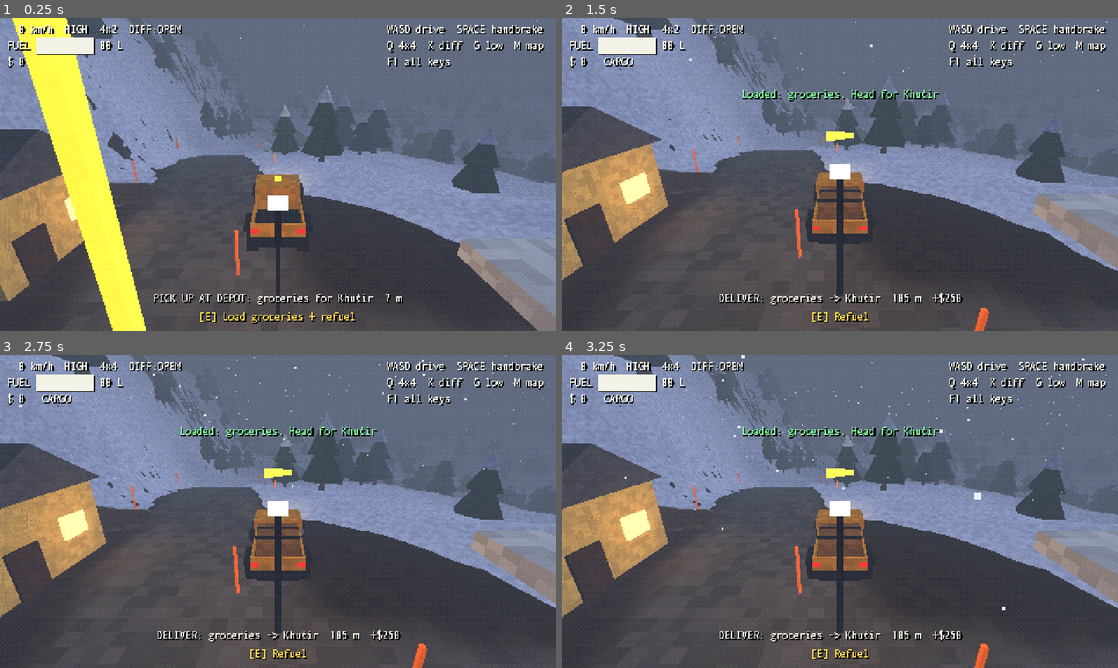
Above: before the commit, frames 1-4 (two rows, left to right).
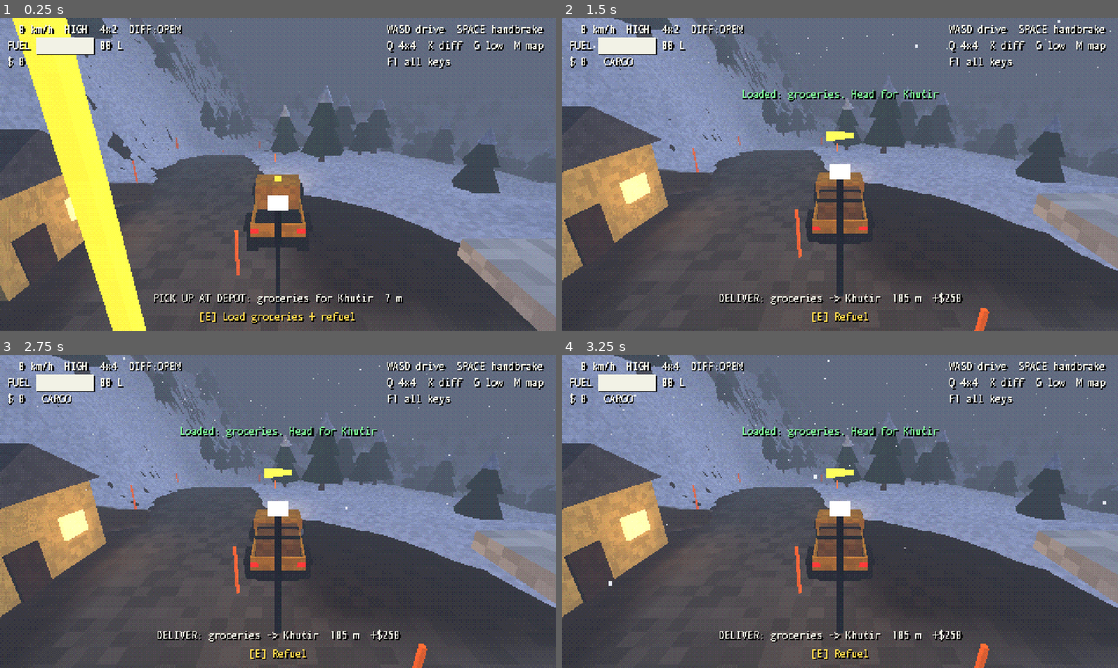
Above: after the commit, the same moments.

Repository: Codir/zsuv
Game: Godot game, scene res://scenes/main.tscn
Same seed, same stepped clock (60 frames per second), same inputs: the game is played once before the commit and once after it.
Inputs (mouse positions are in pixels of both pictures, inside the frame that each line leads up to):
- Up to frame 1 (0.25 s): no input
- Up to frame 2 (1.5 s): tap Enter at 0.5 s; move the mouse to (962, 158) at 0.52 s; hold D (steer_right) 0.53-1.25 s; hold E (interact) 0.53-1.25 s; click (962, 158) at 0.67 s; drag from (728, 190) to (812, 237) at 1.27 s
- Up to frame 3 (2.75 s): move the mouse to (333, 442) at 2.02 s; hold D (steer_right) from 2.03 s (still down); hold Q (toggle_awd) from 2.03 s (still down)
- Up to frame 4 (3.25 s): release D (steer_right) at 2.75 s; release Q (toggle_awd) at 2.75 s; drag from (812, 574) to (673, 464) at 2.77 s

The runs differ from the first frame. In frame 1, less than 0.1% of the frame differs, in the area x 20-97%, y 0-37%; in frame 2, less than 0.1%; in frame 3, 0.1%; in frame 4, 0.2%, in the area x 8-100%, y 0-82%.

Commit message:
Weather: each valley's own sky, and sun, overcast, snow or rain, night to switch to
scripts/world/weather.gd holds a sky: its colour, ambient light, sun (or moon), fog and what
falls from it, snow drifting or rain streaking down past the camera. The khutir valley's own is
the winter dusk it always had; the four others come from the valley's season, so a summer
valley gets rain, not snow. Main builds the sky from it and can switch it in play. Tests: every
valley has every sky, night is dark, what falls follows the season, the sky switches in play.

Co-Authored-By: Claude Opus 5.5 <noreply@anthropic.com>
Claude-Session: https://claude.ai/code/session_01HDJrrk4tBGvDZtfW7wxULb

Diff:
--- a/scripts/main.gd
+++ b/scripts/main.gd
@@ -13,15 +13,17 @@
 var builder: WorldBuilder
 var locations: Dictionary
 var roads: Array[PackedVector2Array] = []
-var _snowfall: CPUParticles3D
+var weather: Weather  # set before the scene enters the tree; the valley's own if not
+var _env: Environment
+var _sun: DirectionalLight3D
+var _fall: CPUParticles3D
 
 
 func _ready() -> void:
 	_setup_input()
-	_setup_environment()
-
 	if valley == null:
 		valley = Valley.khutir()
+	apply_weather(weather if weather else valley.own)
 	locations = valley.locations
 	roads = valley.roads
 
@@ -57,7 +59,6 @@
 	add_child(contracts)
 	contracts.setup(vehicle, terrain, locations)
 
-	_setup_snowfall()
 	_setup_post()
 	hud = Hud.new()
 	add_child(hud)
@@ -92,7 +93,8 @@
 	if vehicle.autodrive and Engine.get_process_frames() % 30 == 0:
 		print("autodrive pos %s  speed %.1f" % [vehicle.global_position.snapped(Vector3.ONE * 0.1), vehicle.forward_speed])
 	var cam := camera_rig.camera
-	_snowfall.global_position = cam.global_position - cam.global_transform.basis.z * 10.0 + Vector3(0.0, 8.0, 0.0)
+	if _fall:
+		_fall.global_position = cam.global_position - cam.global_transform.basis.z * 10.0 + Vector3(0.0, 8.0, 0.0)
 
 
 ## The window or the browser tab lost the keyboard: a key let go out there never reaches the game
@@ -166,49 +168,70 @@
 			InputMap.action_add_event(action, ev)
 
 
-func _setup_environment() -> void:
-	var env := Environment.new()
-	env.background_mode = Environment.BG_COLOR
-	env.background_color = Color(0.3, 0.34, 0.43)
-	env.ambient_light_source = Environment.AMBIENT_SOURCE_COLOR
-	env.ambient_light_color = Color(0.55, 0.6, 0.75)
-	env.ambient_light_energy = 0.55
-	env.fog_enabled = true
-	env.fog_light_color = Color(0.38, 0.42, 0.5)
-	env.fog_density = 0.022
-	var we := WorldEnvironment.new()
-	we.environment = env
-	add_child(we)
-
-	var sun := DirectionalLight3D.new()
-	sun.rotation_degrees = Vector3(-35.0, 40.0, 0.0)
-	sun.light_color = Color(0.85, 0.88, 1.0)
-	sun.light_energy = 0.55
-	add_child(sun)
-
-
-func _setup_snowfall() -> void:
-	_snowfall = CPUParticles3D.new()
-	_snowfall.amount = 900
-	_snowfall.lifetime = 5.0
-	_snowfall.preprocess = 5.0
-	_snowfall.local_coords = false
-	_snowfall.emission_shape = CPUParticles3D.EMISSION_SHAPE_BOX
-	_snowfall.emission_box_extents = Vector3(30.0, 2.0, 30.0)
-	_snowfall.direction = Vector3(0.2, -1.0, 0.0)
-	_snowfall.spread = 10.0
-	_snowfall.initial_velocity_min = 1.5
-	_snowfall.initial_velocity_max = 2.5
-	_snowfall.gravity = Vector3(0.3, -0.6, 0.0)
+## The sky, the light, the fog and what falls from it; called again to change the weather.
+func apply_weather(w: Weather) -> void:
+	weather = w
+	if _env == null:
+		_env = Environment.new()
+		_env.background_mode = Environment.BG_COLOR
+		_env.ambient_light_source = Environment.AMBIENT_SOURCE_COLOR
+		_env.fog_enabled = true
+		var we := WorldEnvironment.new()
+		we.environment = _env
+		add_child(we)
+		_sun = DirectionalLight3D.new()
+		add_child(_sun)
+	_env.background_color = w.sky
+	_env.ambient_light_color = w.ambient
+	_env.ambient_light_energy = w.ambient_energy
+	_env.fog_light_color = w.fog
+	_env.fog_density = w.fog_density
+	_sun.rotation_degrees = w.sun_angle
+	_sun.light_color = w.sun
+	_sun.light_energy = w.sun_energy
+	_setup_fall(w)
+
+
+## Snow drifting down around the camera, or rain streaking through, or nothing.
+func _setup_fall(w: Weather) -> void:
+	if _fall:
+		_fall.queue_free()
+		_fall = null
+	if w.fall == "none":
+		return
+	_fall = CPUParticles3D.new()
+	_fall.amount = w.fall_amount
+	_fall.local_coords = false
+	_fall.emission_shape = CPUParticles3D.EMISSION_SHAPE_BOX
+	_fall.emission_box_extents = Vector3(30.0, 2.0, 30.0)
+	_fall.spread = 10.0
 	var quad := QuadMesh.new()
-	quad.size = Vector2(0.07, 0.07)
 	var m := StandardMaterial3D.new()
 	m.shading_mode = BaseMaterial3D.SHADING_MODE_UNSHADED
-	m.billboard_mode = BaseMaterial3D.BILLBOARD_ENABLED
-	m.albedo_color = Color(0.95, 0.97, 1.0)
+	if w.fall == "rain":
+		_fall.lifetime = 1.4
+		_fall.preprocess = 1.4
+		_fall.direction = Vector3(w.wind * 0.3, -1.0, 0.0)
+		_fall.initial_velocity_min = 12.0
+		_fall.initial_velocity_max = 15.0
+		_fall.gravity = Vector3(w.wind, -9.0, 0.0)
+		quad.size = Vector2(0.02, 0.6)
+		m.billboard_mode = BaseMaterial3D.BILLBOARD_FIXED_Y
+		m.transparency = BaseMaterial3D.TRANSPARENCY_ALPHA
+		m.albedo_color = Color(0.72, 0.78, 0.88, 0.55)
+	else:
+		_fall.lifetime = 5.0
+		_fall.preprocess = 5.0
+		_fall.direction = Vector3(w.wind, -1.0, 0.0)
+		_fall.initial_velocity_min = 1.5
+		_fall.initial_velocity_max = 2.5
+		_fall.gravity = Vector3(w.wind * 1.5, -0.6, 0.0)
+		quad.size = Vector2(0.07, 0.07)
+		m.billboard_mode = BaseMaterial3D.BILLBOARD_ENABLED
+		m.albedo_color = Color(0.95, 0.97, 1.0)
 	quad.material = m
-	_snowfall.mesh = quad
-	add_child(_snowfall)
+	_fall.mesh = quad
+	add_child(_fall)
 
 
 func _setup_post() -> void:
--- a/scripts/world/valley.gd
+++ b/scripts/world/valley.gd
@@ -11,6 +11,7 @@
 var stars := 1  # how hard, 1..5
 var season := "winter"  # winter | spring | summer | autumn: snow or rain, the trees
 var pay := 1.0  # jobs here pay this many times the khutir valley's
+var own: Weather  # its own sky; the start screen can switch it (Weather.Kind)
 
 # Ground: noise relief, then features: {type: hill | ridge | lake | gully | ditch | sea, ...}.
 var seed := 1337
@@ -68,6 +69,7 @@
 	v.id = "khutir"
 	v.title = "The Khutir Valley"
 	v.blurb = "Winter dusk. Snow on every road, mud in the hollows."
+	v.own = Weather.dusk()
 	v.locations = {
 		"depot": {"name": "Depot", "pos": Vector2(-95, -95), "radius": 14.0, "kind": "depot"},
 		"farm": {"name": "Khutir", "pos": Vector2(-72, 92), "radius": 10.0, "kind": "khutir",
--- /dev/null
+++ b/scripts/world/weather.gd
@@ -0,0 +1,94 @@
+class_name Weather
+extends RefCounted
+## The sky over a valley: its light, its fog and what falls from it. Every valley has its own
+## (OWN); the start screen can switch it to sun, overcast, snow or rain (by the valley's season)
+## or night.
+
+enum Kind { OWN, SUN, OVERCAST, FALL, NIGHT }
+
+var name := ""
+var sky := Color(0.3, 0.34, 0.43)
+var fog := Color(0.38, 0.42, 0.5)
+var fog_density := 0.022
+var ambient := Color(0.55, 0.6, 0.75)
+var ambient_energy := 0.55
+var sun := Color(0.85, 0.88, 1.0)
+var sun_energy := 0.55
+var sun_angle := Vector3(-35.0, 40.0, 0.0)  # degrees
+var fall := "snow"  # snow | rain | none
+var fall_amount := 900
+var wind := 0.2  # sideways drift of what falls, m/s
+var night := false  # the truck's headlights matter
+
+
+## What the start screen calls a kind in valley v: "snow" or "rain" for FALL by its season.
+static func label(kind: Kind, v: Valley) -> String:
+	match kind:
+		Kind.OWN:
+			return v.own.name
+		Kind.SUN:
+			return "sun"
+		Kind.OVERCAST:
+			return "overcast"
+		Kind.FALL:
+			return "snow" if v.season == "winter" else "rain"
+	return "night"
+
+
+static func make(kind: Kind, v: Valley) -> Weather:
+	if kind == Kind.OWN:
+		return v.own
+	var w := Weather.new()
+	w.name = label(kind, v)
+	var winter := v.season == "winter"
+	w.fall = "none"
+	w.fall_amount = 0
+	match kind:
+		Kind.SUN:
+			w.sky = Color(0.58, 0.72, 0.92) if not winter else Color(0.62, 0.74, 0.9)
+			w.fog = Color(0.78, 0.82, 0.88)
+			w.fog_density = 0.007
+			w.ambient = Color(0.72, 0.74, 0.78)
+			w.ambient_energy = 0.7
+			w.sun = Color(1.0, 0.94, 0.82)
+			w.sun_energy = 1.15
+			w.sun_angle = Vector3(-48.0, 35.0, 0.0)
+		Kind.OVERCAST:
+			w.sky = Color(0.5, 0.52, 0.55)
+			w.fog = Color(0.56, 0.58, 0.6)
+			w.fog_density = 0.016
+			w.ambient = Color(0.62, 0.64, 0.68)
+			w.ambient_energy = 0.65
+			w.sun = Color(0.85, 0.86, 0.88)
+			w.sun_energy = 0.35
+			w.sun_angle = Vector3(-60.0, 20.0, 0.0)
+		Kind.FALL:
+			w.sky = Color(0.4, 0.42, 0.46)
+			w.fog = Color(0.46, 0.48, 0.52)
+			w.fog_density = 0.028
+			w.ambient = Color(0.55, 0.58, 0.64)
+			w.ambient_energy = 0.6
+			w.sun = Color(0.8, 0.82, 0.86)
+			w.sun_energy = 0.3
+			w.sun_angle = Vector3(-60.0, 20.0, 0.0)
+			w.fall = "snow" if winter else "rain"
+			w.fall_amount = 1400
+			w.wind = 0.8
+		Kind.NIGHT:
+			w.sky = Color(0.03, 0.04, 0.08)
+			w.fog = Color(0.05, 0.06, 0.1)
+			w.fog_density = 0.02
+			w.ambient = Color(0.25, 0.3, 0.45)
+			w.ambient_energy = 0.3
+			w.sun = Color(0.6, 0.68, 0.9)  # the moon
+			w.sun_energy = 0.12
+			w.sun_angle = Vector3(-40.0, 120.0, 0.0)
+			w.night = true
+	return w
+
+
+## The khutir valley's own: a winter dusk with the snow coming down, as the game always was.
+static func dusk() -> Weather:
+	var w := Weather.new()
+	w.name = "winter dusk"
+	return w
--- /dev/null
+++ b/tests/test_weather.gd
@@ -0,0 +1,35 @@
+extends RefCounted
+## Every valley has its own sky, and four more to switch to: sun, overcast, snow or rain by its
+## season, night. The sky in play changes when it is switched.
+
+
+func test_every_valley_has_every_sky(t: TCase) -> void:
+	for v in Valley.all():
+		t.ok(v.own != null and v.own.name != "", "%s has no sky of its own" % v.id)
+		t.ok(Weather.make(Weather.Kind.OWN, v) == v.own, "%s: OWN is not its own sky" % v.id)
+		var sun := Weather.make(Weather.Kind.SUN, v)
+		var night := Weather.make(Weather.Kind.NIGHT, v)
+		var fall := Weather.make(Weather.Kind.FALL, v)
+		t.ok(night.sky.get_luminance() < sun.sky.get_luminance() * 0.3, "%s: night is not dark" % v.id)
+		t.ok(night.night and not sun.night, "%s: night is not night" % v.id)
+		t.eq(sun.fall, "none", "%s: what falls in the sun" % v.id)
+		t.eq(fall.fall, "snow" if v.season == "winter" else "rain", "%s (%s): what falls" % [v.id, v.season])
+		t.ok(fall.fall_amount > 0, "%s: nothing falls" % v.id)
+		for k in Weather.Kind.values():
+			t.ok(Weather.label(k, v) != "", "%s: kind %d has no name" % [v.id, k])
+
+
+func test_the_sky_switches_in_play(t: TCase) -> void:
+	var world = t.world
+	var own: Weather = world.weather
+	world.apply_weather(Weather.make(Weather.Kind.NIGHT, world.valley))
+	await t.ticks(2)
+	t.eq(world._env.background_color, Weather.make(Weather.Kind.NIGHT, world.valley).sky, "night sky")
+	t.ok(world._fall == null, "something falls on a clear night")
+	world.apply_weather(Weather.make(Weather.Kind.FALL, world.valley))
+	await t.ticks(2)
+	t.ok(world._fall != null and world._fall.amount > 0, "nothing falls in snow or rain")
+	world.apply_weather(own)
+	await t.ticks(2)
+	t.ok(absf(world._env.fog_density - own.fog_density) < 0.0001, "fog %.4f, its own %.4f" % [world._env.fog_density, own.fog_density])
+	t.ok(world._fall != null, "its own snowfall is gone")
Not shown, added: scripts/world/weather.gd.uid
Not shown, added: tests/test_weather.gd.uid
